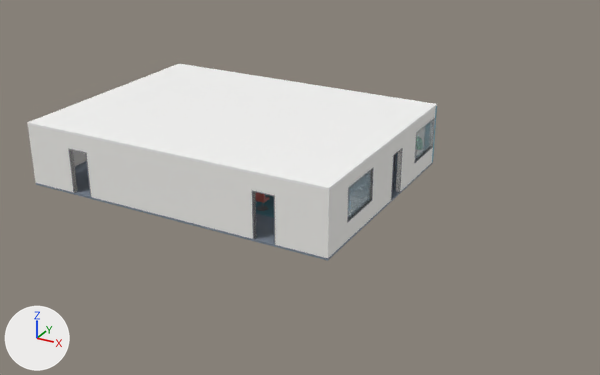
Before and after pictures for a commit that changed the glTF model compose/demo_floor.glb.
Camera for both pictures: a 50 mm lens placed at (29.29, -26.49, 16.09), pointed at (11.82, 5.26, 0.22). Arrows for +X, +Y and +Z are at lower left; the lights stay in place. The first picture is the older version. Where no turn or scale is listed for an object, it has been applied to the vertices.

In view in the first picture: 'T00_Ceiling', 'T00_Floor', 'T00_Frames_E', 'T00_Frames_S', 'T00_Wall_E', 'T00_Wall_S' and 4 more.
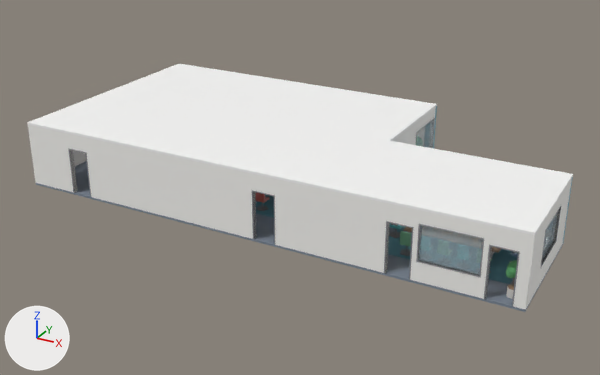
Boxes (x1, y1, x2, y2) around the edits, measured in the pictures (600 x 375 px):
'T01_Ceiling', added: after (329, 141, 573, 235)
'T01_Wall_S', added: after (328, 190, 536, 310)
'T01_Frames_S', added: after (384, 221, 520, 306)
'T01_Wall_E', added: after (527, 179, 572, 306)
'T01_Floor', added: after (328, 225, 564, 312)
'T01_Rug', added: after (388, 226, 517, 284)
'T01_Frames_E', added: after (541, 206, 561, 267)
'T01_Plant.001', added: after (505, 260, 517, 299)
'T01_Chair_01', added: after (400, 231, 411, 256)
'T01_Chair_11', added: after (389, 223, 403, 238)
'T01_ConferenceTable', added (mostly hidden): after (403, 227, 501, 257)
'T01_Wall_N', added: after (563, 177, 573, 242)
'T00_Wall_E', unchanged, covered by the edit: before (330, 107, 436, 256); after (393, 107, 436, 147)
'T00_Frames_E', unchanged, covered by the edit: before (347, 118, 435, 223); after (416, 118, 435, 148)

Diff of the bpy script that builds the scene:
```diff
--- a/compose/demo_floor.glb.py
+++ b/compose/demo_floor.glb.py
@@ me_rug_004 @@
+me_rug_004.from_pydata([(-2.8, -1.7, 0.0), (-2.8, -1.7, 0.01), (-2.8, 1.7, 0.0), (-2.8, 1.7, 0.01), (2.8, -1.7, 0.0), (2.8, -1.7, 0.01), (2.8, 1.7, 0.0), (2.8, 1.7, 0.01)], [], [(0, 1, 3), (0, 3, 2), (2, 3, 7), (2, 7, 6), (6, 7, 5), (6, 5, 4), (4, 5, 1), (4, 1, 0), (2, 6, 4), (2, 4, 0), (7, 3, 1), (7, 1, 5)])
+me_rug_004.materials.append(mat_rug_blue_001)  # cyan #598e9e
@@ ob_t01_wall_s @@
+ob_t01_wall_s = bpy.data.objects.new('T01_Wall_S', me_wall_s_001)  # 52 vertices, 96 faces; spans x 0.0..8.0, y 0.0..0.2, z 0.0..3.0; in mat_wall_001 (white #f7f6f2)
+ob_t01_wall_s.location = (16.0, 0.0, 0.0)
@@ ob_t01_wall_n @@
+ob_t01_wall_n = bpy.data.objects.new('T01_Wall_N', me_wall_n_001)  # a box spanning x 0.0..8.0, y 5.8..6.0, z 0.0..3.0; in mat_wall_accent_001 (cyan #6fa6b8)
+ob_t01_wall_n.location = (16.0, 0.0, 0.0)
@@ ob_t01_wall_e @@
+ob_t01_wall_e = bpy.data.objects.new('T01_Wall_E', me_wall_e_001)  # 24 vertices, 48 faces; spans x 7.8..8.0, y 0.2..5.8, z 0.0..3.0; in mat_wall_001 (white #f7f6f2)
+ob_t01_wall_e.location = (16.0, 0.0, 0.0)
@@ ob_t01_rug @@
+ob_t01_rug = bpy.data.objects.new('T01_Rug', me_rug_004)
+ob_t01_rug.location = (20.2, 3.2, 0.0)
@@ ob_t01_plant_001 @@
+ob_t01_plant_001 = bpy.data.objects.new('T01_Plant.001', me_plant_006)  # 212 vertices, 400 faces; spans x -0.32..0.32, y -0.3..0.3, z 0.0..1.47; in mat_pot_001 (light grey #dddad4), mat_wood_dark_001 (brown #957c61), mat_leaf_001 (green #61ad6f)
+ob_t01_plant_001.location = (23.3, 0.7, 0.0)
@@ ob_t01_frames_s @@
+ob_t01_frames_s = bpy.data.objects.new('T01_Frames_S', me_frames_s_001)  # 84 vertices, 132 faces; spans x 2.45..7.55, y -0.01..0.21, z 0.0..2.45; in mat_frame_001 (grey #898b90), mat_glass_001 (blue #cbe7f3)
+ob_t01_frames_s.location = (16.0, 0.0, 0.0)
@@ ob_t01_frames_e @@
+ob_t01_frames_e = bpy.data.objects.new('T01_Frames_E', me_frames_e_001)  # 36 vertices, 60 faces; spans x 7.79..8.01, y 1.75..4.25, z 0.85..2.45; in mat_frame_001 (grey #898b90), mat_glass_001 (blue #cbe7f3)
+ob_t01_frames_e.location = (16.0, 0.0, 0.0)
@@ ob_t01_floor @@
+ob_t01_floor = bpy.data.objects.new('T01_Floor', me_floor_001)  # a box spanning x 0.0..8.0, y 0.0..6.0, z -0.1..0.0; in mat_floor_carpet_001 (greyish blue #7c8695)
+ob_t01_floor.location = (16.0, 0.0, 0.0)
@@ ob_t01_conferencetable @@
+ob_t01_conferencetable = bpy.data.objects.new('T01_ConferenceTable', me_conferencetable)  # 136 vertices, 228 faces; spans x -2.0..2.0, y -0.7..0.7, z 0.0..0.8; in mat_wood_dark_001 (brown #957c61), mat_metal_dark_001 (grey #76797c), mat_metal_001 (light grey #ced1d4), mat_plastic_black_001 (dark grey #38383c)
+ob_t01_conferencetable.location = (20.2, 3.2, 0.0)
@@ ob_t01_chair_11 @@
+ob_t01_chair_11 = bpy.data.objects.new('T01_Chair_11', me_chair_11_001)  # a 5-sided cylinder along z spanning x -0.243..0.3, y -0.285..0.285, z 0.015..0.045, material slot 0; an 8-sided cylinder along z spanning x -0.03..0.03, y -0.03..0.03, z 0.05..0.45, material slot 0; a box spanning x -0.15..0.15, y 0.23..0.27, z 0.605..0.635, material slot 0; a box spanning x -0.15..0.15, y -0.27..-0.23, z 0.605..0.635, material slot 0; a box spanning x -0.21..0.25, y -0.23..0.23, z 0.445..0.515, material slot 1; a box spanning x -0.235..-0.165, y -0.22..0.22, z 0.53..1.03, material slot 1; in mat_metal_dark_001 (grey #76797c), mat_fabric_teal_001 (cyan #59bcbf)
+ob_t01_chair_11.location = (17.6, 3.2, 0.0)
@@ ob_t01_chair_01 @@
+ob_t01_chair_01 = bpy.data.objects.new('T01_Chair_01', me_chair_01_001)  # a 5-sided cylinder along z spanning x -0.285..0.285, y -0.243..0.3, z 0.015..0.045, material slot 0; an 8-sided cylinder along z spanning x -0.03..0.03, y -0.03..0.03, z 0.05..0.45, material slot 0; a box spanning x -0.27..-0.23, y -0.15..0.15, z 0.605..0.635, material slot 0; a box spanning x 0.23..0.27, y -0.15..0.15, z 0.605..0.635, material slot 0; a box spanning x -0.23..0.23, y -0.21..0.25, z 0.445..0.515, material slot 1; a box spanning x -0.22..0.22, y -0.235..-0.165, z 0.53..1.03, material slot 1; in mat_metal_dark_001 (grey #76797c), mat_chair_green_001 (green #81bf99)
+ob_t01_chair_01.location = (18.6, 1.95, 0.0)
@@ ob_t01_ceiling @@
+ob_t01_ceiling = bpy.data.objects.new('T01_Ceiling', me_ceiling_001)  # a box spanning x 0.0..8.0, y 0.0..6.0, z 3.0..3.1; in mat_ceiling_001 (white #fafaf9)
+ob_t01_ceiling.location = (16.0, 0.0, 0.0)
```
